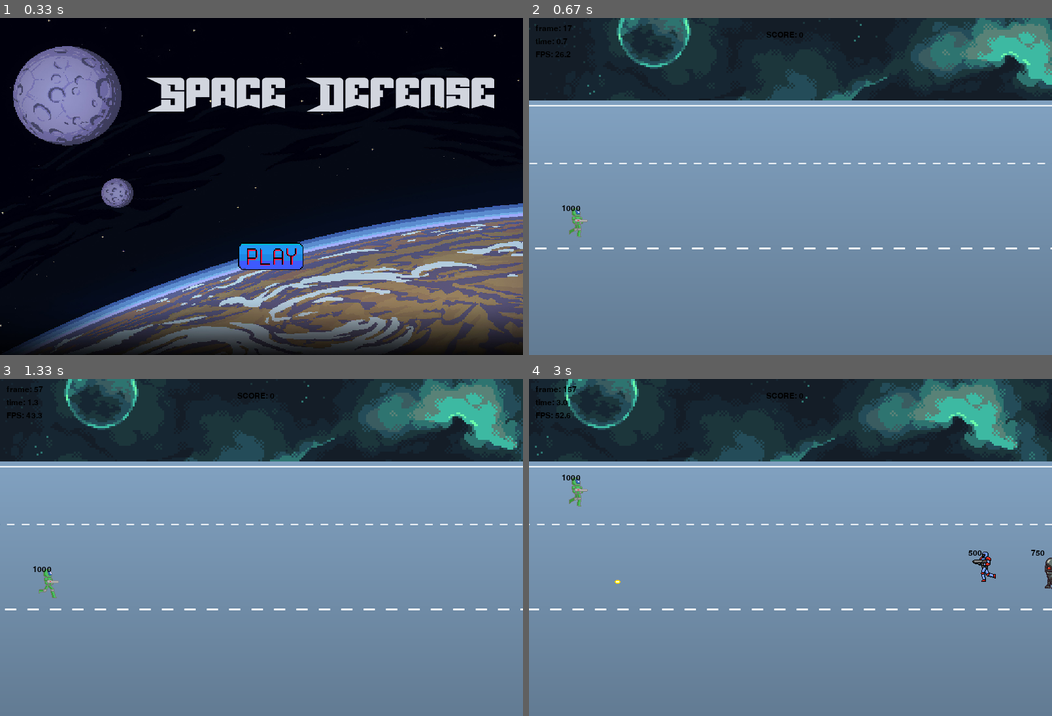
Above: before the commit, frames 1-4 (two rows, left to right).
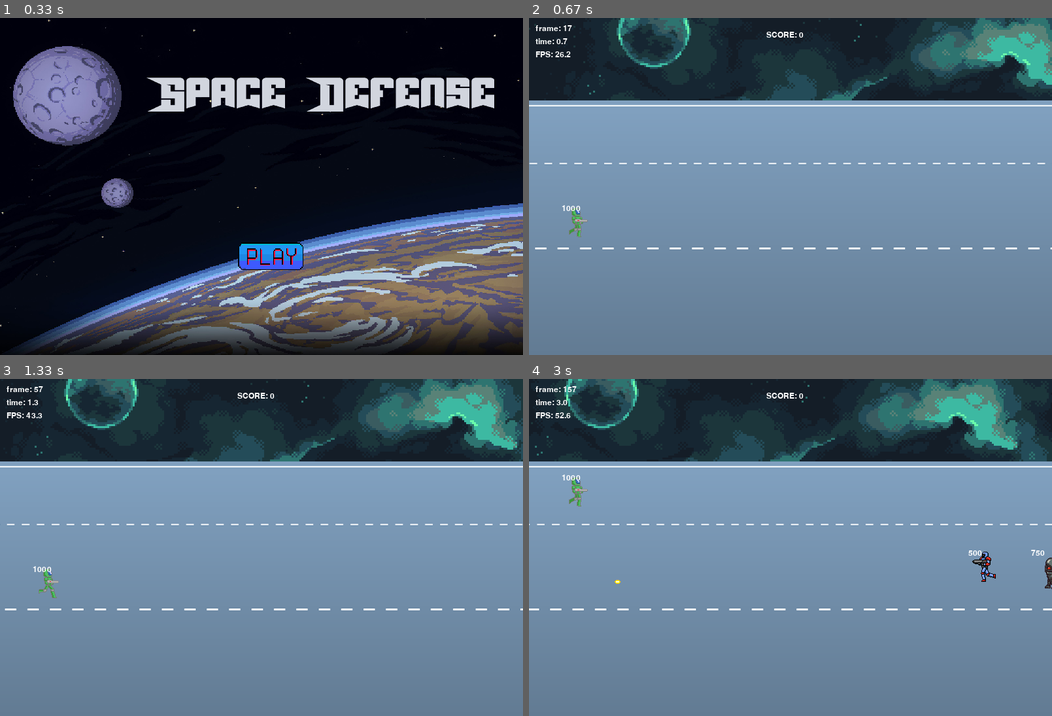
Above: after the commit, the same moments.

Repository: Akoo510/oc20
Game: pygame game, started from game/Jeux.py
The game is run twice, just before and just after one commit, with the same random seed, the same clock (stepped at 60 frames per second) and the same inputs.
Inputs (mouse positions are in pixels of both pictures, inside the frame that each line leads up to):
- Up to frame 1 (0.33 s): no input
- Up to frame 2 (0.67 s): click (800, 257) at 0.38 s
- Up to frame 3 (1.33 s): hold Up 0.67-1.13 s; hold Down from 1.17 s (still down); tap Space at 1.23 s
- Up to frame 4 (3 s): release Down at 1.47 s; hold Up 1.5-1.87 s; tap Space at 1.57, 1.97, 2.37, 2.7 s; hold Down 1.9-2.27 s; tap F at 2.05 s; hold Up 2.3-2.6 s; hold Down 2.63-2.93 s; hold Up from 2.97 s (still down)

Frame 1 is identical in both runs. In frame 2, 0.3% of the frame differs, in the area x 1-53%, y 2-58%; in frame 3, 0.3%; in frame 4, 0.4%, in the area x 1-99%, y 2-53%.

Commit message:
Update code

Diff:
--- a/game/Jeux.py
+++ b/game/Jeux.py
@@ -16,7 +16,7 @@
         self.pos = pos
         self.fontname = None
         self.fontsize = 18
-        self.fontcolor = Color('black')
+        self.fontcolor = Color('white')
         self.set_font()
         self.set_text(text)
 
